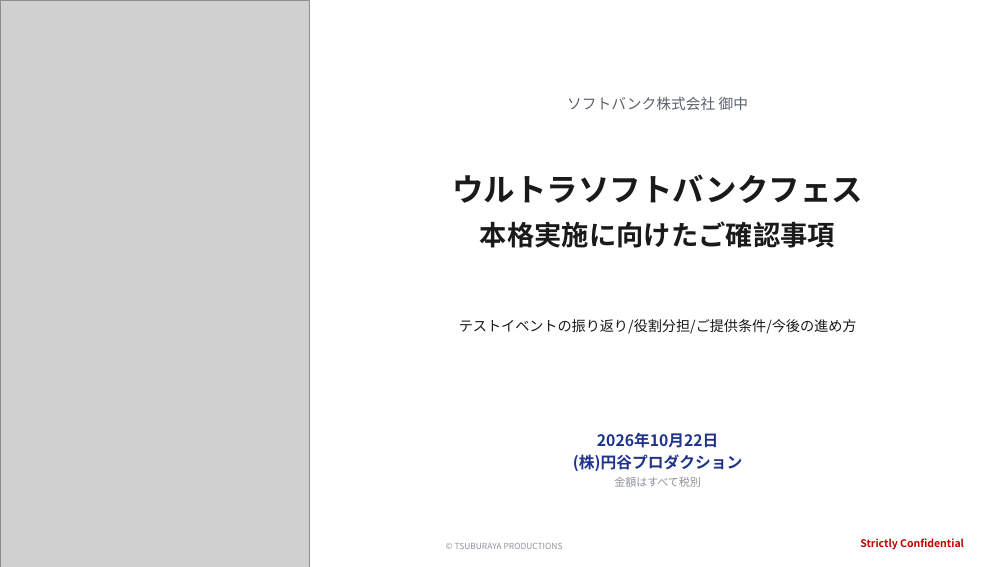
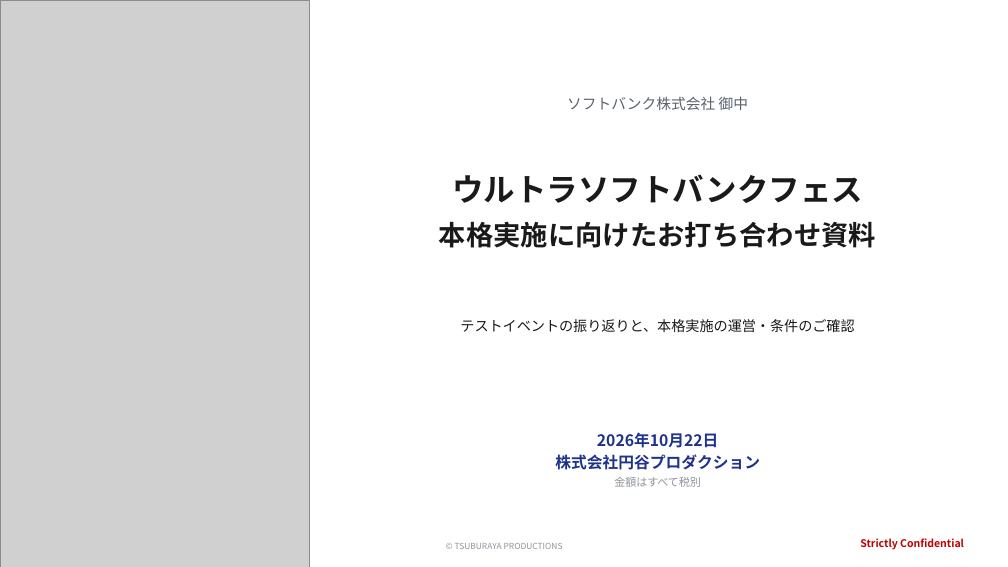
Before and after one commit to hayatoshintani-spe/kessho-lens, a slide deck: slide 1 of docs/proposals/softbank-ultraman-caravan/SB様提示用_1022ミーティング資料.pptx. Drawn at 1008x567 pixels with LibreOffice and Linux fonts; fonts in the diff are those of the drawing; grey boxes stand for pictures. Boxes give left, top, right and bottom in pixels: in the first picture for what was removed or moved away, otherwise in the second. Text is boxed around its words. In the diff, an @@ line names an element or a change of style, - is before the commit and + after.

```diff
--- a/docs/proposals/softbank-ultraman-caravan/SB様提示用_1022ミーティング資料.pptx
+++ b/docs/proposals/softbank-ultraman-caravan/SB様提示用_1022ミーティング資料.pptx
@@ text at (439,221,876,248): text changed @@
-本格実施に向けたご確認事項
+本格実施に向けたお打ち合わせ資料
@@ text at (460,319,854,332): text changed @@
-テストイベントの振り返り/役割分担/ご提供条件/今後の進め方
+テストイベントの振り返りと、本格実施の運営・条件のご確認
@@ text at (555,454,760,470): text changed @@
-(株)円谷プロダクション
+株式会社円谷プロダクション
```
Also in this commit, not shown: 11 other slides changed, 5 other files.
